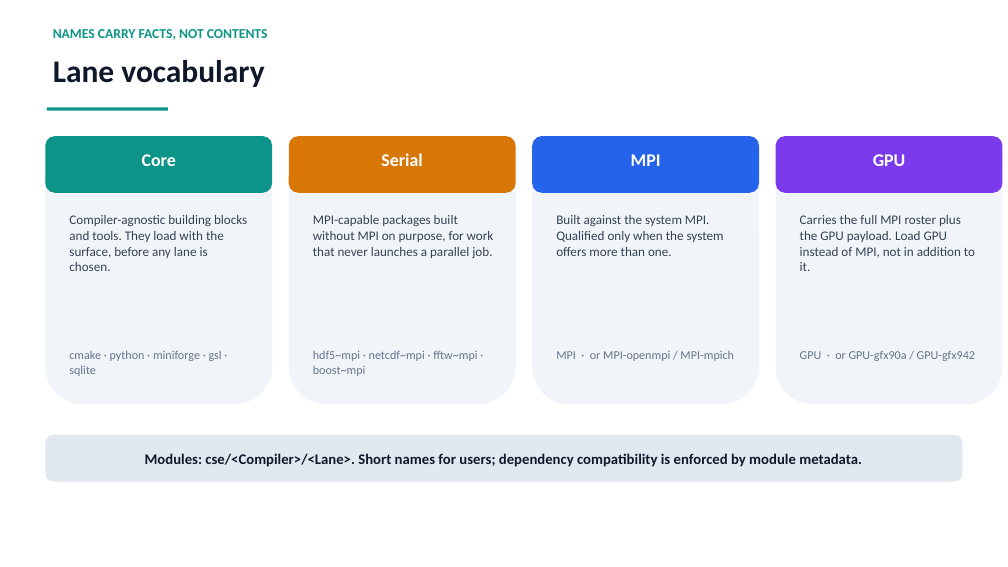
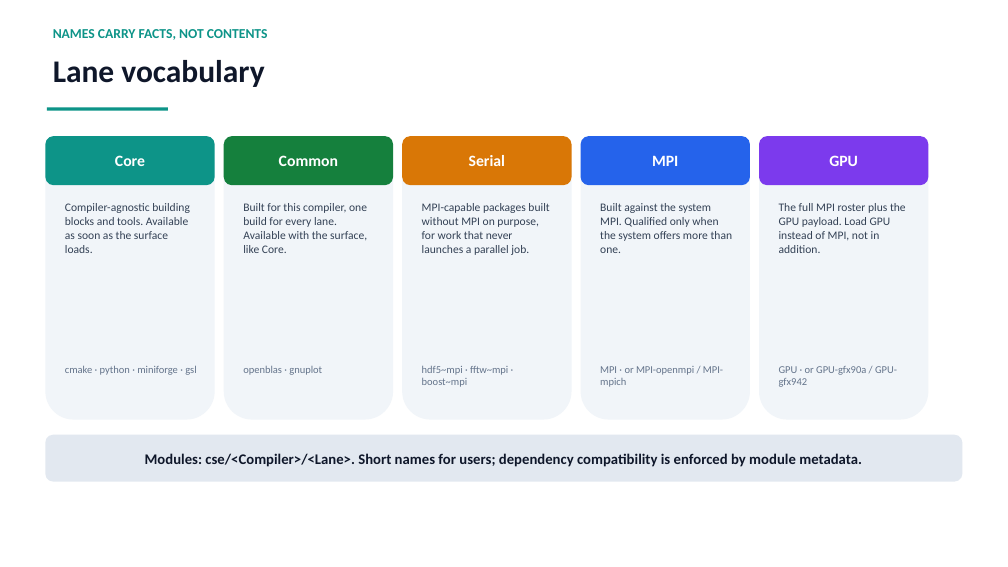
Before and after one commit to ray12514/stack-planning, a slide deck: slide 6 of presentations/cse_lanes_model.pptx. Drawn at 1008x567 pixels with LibreOffice and Linux fonts; fonts in the diff are those of the drawing. Boxes give left, top, right and bottom in pixels: in the first picture for what was removed or moved away, otherwise in the second. Text is boxed around its words. In the diff, an @@ line names an element or a change of style, - is before the commit and + after.

```diff
--- a/presentations/cse_lanes_model.pptx
+++ b/presentations/cse_lanes_model.pptx
@@ rounded rectangle: place and size @@
-rounded rectangle at (45, 136, 272, 405)
+rounded rectangle at (45, 136, 215, 420)
@@ rounded rectangle: place and size @@
-rounded rectangle at (45, 136, 272, 193)
+rounded rectangle at (45, 136, 215, 185)
@@ rounded rectangle: place and size @@
-rounded rectangle at (289, 136, 516, 405)
+rounded rectangle at (224, 136, 393, 420)
@@ rounded rectangle: place and size @@
-rounded rectangle at (289, 136, 516, 193)
+rounded rectangle at (224, 136, 393, 185)
@@ rounded rectangle at (224, 136, 393, 185): fill #D97706 to #15803D @@
@@ rounded rectangle: place and size @@
-rounded rectangle at (532, 136, 759, 405)
+rounded rectangle at (402, 136, 572, 420)
@@ rounded rectangle added at (402, 136, 572, 185), fill #D97706 @@
@@ size 17 to 15 pt in 4 elements at (115, 155, 145, 166), (652, 155, 678, 166), (829, 155, 858, 166), (469, 155, 505, 166) @@
@@ text "Serial": place and size @@
-text "Serial" at (381, 153, 422, 166)
+text "Serial" at (469, 155, 505, 166)
@@ rounded rectangle: place and size @@
-rounded rectangle at (776, 136, 1003, 405)
+rounded rectangle at (581, 136, 750, 420)
@@ rounded rectangle: place and size @@
-rounded rectangle at (532, 136, 759, 193)
+rounded rectangle at (581, 136, 750, 185)
@@ text "MPI": place and size @@
-text "MPI" at (631, 154, 661, 166)
+text "MPI" at (652, 155, 678, 166)
@@ rounded rectangle: place and size @@
-rounded rectangle at (776, 136, 1003, 193)
+rounded rectangle at (759, 136, 929, 185)
@@ rounded rectangle added at (759, 136, 929, 420), fill #F1F5F9 @@
@@ text "GPU": place and size @@
-text "GPU" at (873, 154, 906, 166)
+text "GPU" at (829, 155, 858, 166)
@@ text added at (279, 155, 338, 166), 15 pt, text #FFFFFF, bold @@
+Common
@@ text at (65, 203, 190, 253): text changed; size 12.5 to 11 pt @@
-Compiler-agnostic building blocks and tools. They load with the surface, before any lane is chosen.
+Compiler-agnostic building blocks and tools. Available as soon as the surface loads.
@@ text added at (243, 203, 367, 253), 11 pt, text #334155 @@
+Built for this compiler, one build for every lane. Available with the surface, like Core.
@@ text "MPI-capable packages built without MPI ..." at (422, 203, 549, 255): size 12.5 to 11 pt @@
@@ text "MPI-capable packages built without MPI ...": place and size @@
-text "MPI-capable packages built without MPI ..." at (313, 215, 494, 259)
+text "MPI-capable packages built without MPI ..." at (422, 203, 549, 255)
@@ text "Built against the system MPI. ...": place and size @@
-text "Built against the system MPI. ..." at (556, 215, 724, 256)
+text "Built against the system MPI. ..." at (600, 203, 733, 253)
@@ text "Built against the system MPI. ..." at (600, 203, 733, 253): size 12.5 to 11 pt @@
@@ text at (779, 203, 906, 253): text changed; size 12.5 to 11 pt @@
-Carries the full MPI roster plus the GPU payload. Load GPU instead of MPI, not in addition to it.
+The full MPI roster plus the GPU payload. Load GPU instead of MPI, not in addition.
@@ text "MPI · or MPI-openmpi / ...": place and size @@
-text "MPI · or MPI-openmpi / ..." at (556, 351, 734, 361)
+text "MPI · or MPI-openmpi / ..." at (600, 366, 723, 387)
@@ text "MPI · or MPI-openmpi / ..." at (600, 366, 723, 387): size 11.5 to 10 pt @@
@@ text "GPU · or GPU-gfx90a / ..." at (779, 366, 897, 387): size 11.5 to 10 pt @@
@@ text "GPU · or GPU-gfx90a / ...": place and size @@
-text "GPU · or GPU-gfx90a / ..." at (800, 351, 975, 361)
+text "GPU · or GPU-gfx90a / ..." at (779, 366, 897, 387)
@@ text at (65, 366, 196, 375): text changed; size 11.5 to 10 pt @@
-cmake · python · miniforge · gsl · sqlite
+cmake · python · miniforge · gsl
@@ text added at (243, 366, 322, 375), 10 pt, text #64748B @@
+openblas · gnuplot
@@ text at (422, 366, 508, 387): text changed; size 11.5 to 10 pt @@
-hdf5~mpi · netcdf~mpi · fftw~mpi · boost~mpi
+hdf5~mpi · fftw~mpi · boost~mpi
```
Also in this commit, not shown: 3 other slides changed, 1 other file.
